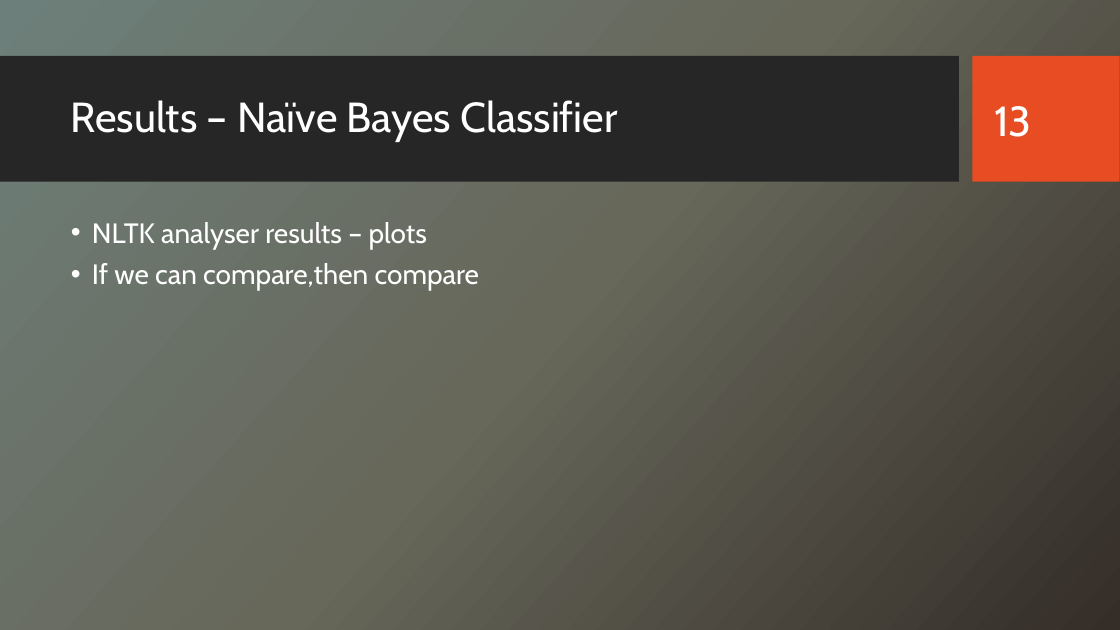
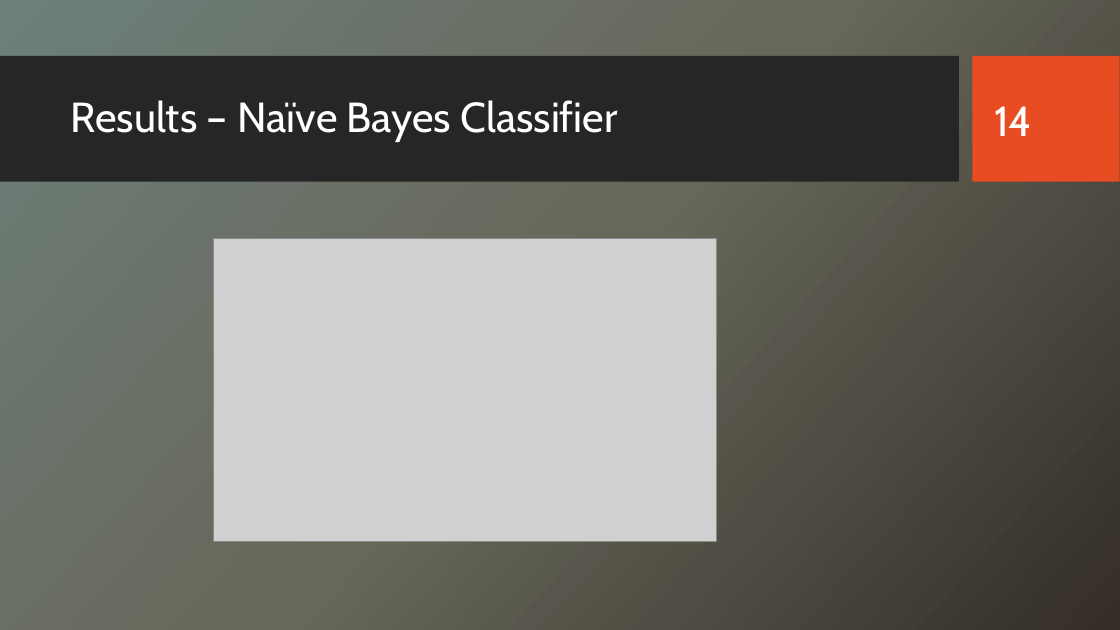
Before and after one commit to CS223-YelpReview/Yelp-NLP, a slide deck: slide 14 of Yelp Reviews – A Study.pptx (slide 13 before the commit). Drawn at 1120x630 pixels with LibreOffice and Linux fonts; fonts in the diff are those of the drawing; grey boxes stand for pictures; background and template pictures are left out. Boxes give left, top, right and bottom in pixels: in the first picture for what was removed or moved away, otherwise in the second. Text is boxed around its words. In the diff, an @@ line names an element or a change of style, - is before the commit and + after.

Commit message:
Added results of naive bayes

```diff
--- a/Yelp Reviews – A Study.pptx
+++ b/Yelp Reviews – A Study.pptx
@@ page number at bbox=[994, 106, 1032, 136]: text changed @@
-13
+14
@@ text removed at bbox=[92, 222, 479, 291] @@
-• NLTK analyser results – plots
-• If we can compare,then compare
@@ picture added at bbox=[213, 239, 717, 541] @@
```
Also in this commit, not shown: 1 other slide changed, 1 slide added, 2 other files.
